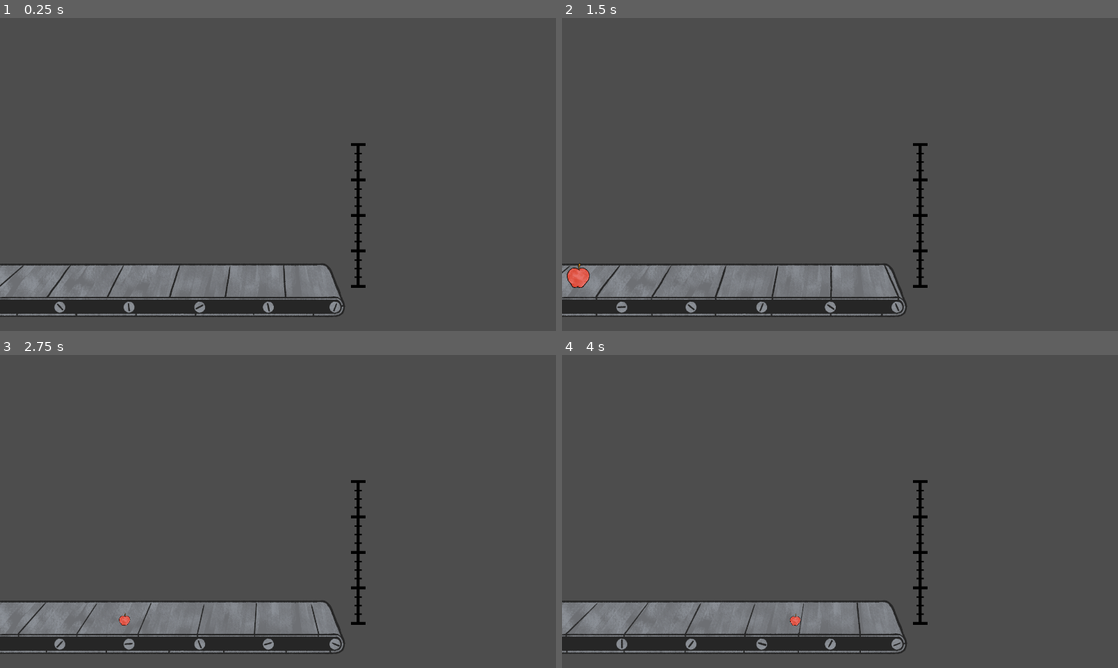
Above: before the commit, frames 1-4 (two rows, left to right).
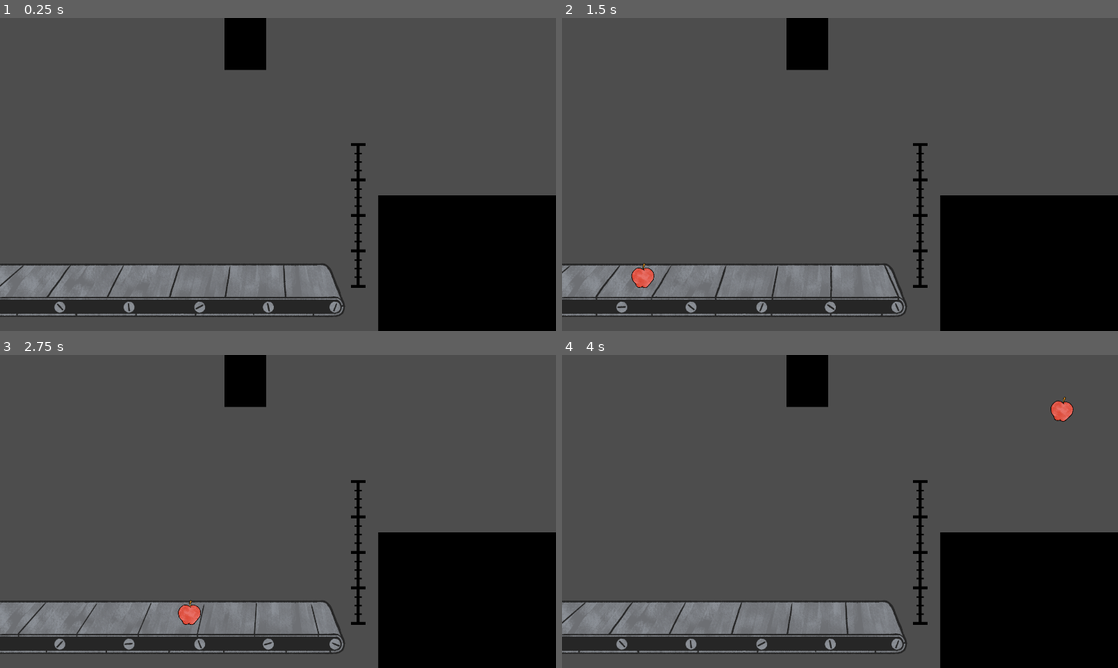
Above: after the commit, the same moments.

Repository: saadjiqbal/tip-the-scales
Game: Godot game, scene res://scenes/game.tscn
Two runs of this game, one before a commit and one after it. Both use one fixed random seed, a clock stepped at 60 frames per second and the inputs below. The project has no main scene, so this scene is started directly.
Inputs (mouse positions are in pixels of both pictures, inside the frame that each line leads up to):
- Up to frame 1 (0.25 s): no input
- Up to frame 2 (1.5 s): tap Enter (ui_accept) at 0.5, 0.6, 0.77, 1.07 s; move the mouse to (962, 158) at 0.52 s; move the mouse to (728, 190) at 1.27 s; click (728, 190) at 1.35 s
- Up to frame 3 (2.75 s): tap Enter (ui_accept) at 1.52, 1.55, 1.82, 2.3 s; move the mouse to (61, 611) at 2.02 s; hold Right mouse button (RightClick) from 2.03 s (still down)
- Up to frame 4 (4 s): move the mouse to (812, 574) at 2.77 s; release Right mouse button (RightClick) at 2.78 s; tap Enter (ui_accept) at 2.85, 3.02, 3.32, 3.77, 3.8 s; move the mouse to (1006, 558) at 3.52 s; press the mouse at (1006, 558) at 3.53 s

The runs differ from the first frame. In frame 1, 15% of the frame differs, in the area x 40-100%, y 0-100%; in frame 2, 16%; in frame 3, 15%; in frame 4, 16%, in the area x 0-100%, y 0-100%.

Commit message:
Added the teleporter

Diff:
--- a/scenes/conveyor_belt.gd
+++ /dev/null
@@ -1,35 +0,0 @@
-extends AnimatedSprite2D
-
-@onready var belt_collision: StaticBody2D = $BeltCollision
-@onready var anim_player: AnimationPlayer = null
-
-var rolling: bool = true
-var speed: int = 300
-
-func _physics_process(delta: float) -> void:
-	detect_object(delta)
-
-	#if rolling:
-		## If belt_collision is fully to the right, reset it
-		#if belt_collision.position.x >= 1193.0:
-			#rolling = false
-			#belt_collision.position.x = 0.0
-			#self.stop()
-		## Else, move objects down conveyor belt by translating belt_collision
-		## to the right while playing "roll" animation
-		#else:
-			#belt_collision.position.x += (speed * delta)
-			#if (not self.is_playing()):
-				#self.play("roll")
-
-func detect_object(delta):
-	if $ObjectDetector.is_colliding():
-		self.stop()
-		rolling = false
-	else:
-		self.play("roll")
-		rolling = true
-		belt_collision.position.x += (speed * delta)
-
-	if belt_collision.position.x >= 1193.0:
-		belt_collision.position.x = 0.0
--- a/scenes/conveyor_belt.tscn
+++ b/scenes/conveyor_belt.tscn
@@ -2,7 +2,7 @@
 
 [ext_resource type="Texture2D" uid="uid://q7sm1yy0v41i" path="res://sprites/conveyor_belt/belt0000.png" id="1_fqolv"]
 [ext_resource type="Texture2D" uid="uid://bhisl51ndnmy" path="res://sprites/conveyor_belt/belt0002.png" id="2_bbu3d"]
-[ext_resource type="Script" path="res://scenes/conveyor_belt.gd" id="2_u6oxh"]
+[ext_resource type="Script" path="res://scripts/conveyor_belt.gd" id="2_u6oxh"]
 [ext_resource type="Texture2D" uid="uid://cr4bjjfax3010" path="res://sprites/conveyor_belt/belt0004.png" id="3_r0j3q"]
 [ext_resource type="Texture2D" uid="uid://osmg4sd166ai" path="res://sprites/conveyor_belt/belt0006.png" id="4_vlr2e"]
 
--- a/scenes/game.tscn
+++ b/scenes/game.tscn
@@ -1,18 +1,26 @@
-[gd_scene load_steps=6 format=3 uid="uid://xjnffox0uabc"]
+[gd_scene load_steps=8 format=3 uid="uid://xjnffox0uabc"]
 
 [ext_resource type="Script" path="res://scripts/game.gd" id="1_nx7mq"]
 [ext_resource type="PackedScene" uid="uid://h00het4fwakf" path="res://scenes/objects/apple.tscn" id="2_d56ds"]
 [ext_resource type="PackedScene" uid="uid://byfxcixpc3i6f" path="res://scenes/conveyor_belt.tscn" id="3_f8gkv"]
 [ext_resource type="Texture2D" uid="uid://63ek7v7otbi7" path="res://sprites/place_holder_art/Temp_Ruler.png" id="4_ein4x"]
+[ext_resource type="PackedScene" uid="uid://bqtmnirqb2oaw" path="res://scenes/platform.tscn" id="5_31v04"]
 [ext_resource type="PackedScene" uid="uid://cmqhipa1dja3t" path="res://scenes/scanner.tscn" id="5_t77b4"]
+[ext_resource type="PackedScene" uid="uid://l5sgoluep11v" path="res://scenes/teleporter.tscn" id="7_x186n"]
 
 [node name="Game" type="Node2D"]
 script = ExtResource("1_nx7mq")
 
+[node name="Teleporter" parent="." instance=ExtResource("7_x186n")]
+position = Vector2(847, 29)
+
+[node name="Platform" parent="." instance=ExtResource("5_31v04")]
+position = Vector2(1681, 987)
+
 [node name="ConveyorBelt" parent="." instance=ExtResource("3_f8gkv")]
 
 [node name="Apple" parent="." instance=ExtResource("2_d56ds")]
-position = Vector2(-134, 555)
+position = Vector2(-76, 849)
 
 [node name="Ruler" type="Sprite2D" parent="."]
 position = Vector2(1237, 681)
--- /dev/null
+++ b/scenes/platform.tscn
@@ -0,0 +1,17 @@
+[gd_scene load_steps=3 format=3 uid="uid://bqtmnirqb2oaw"]
+
+[ext_resource type="Texture2D" uid="uid://dkr81ncof3g5t" path="res://sprites/place_holder_art/Temp_Box.png" id="1_qppq2"]
+
+[sub_resource type="RectangleShape2D" id="RectangleShape2D_fnpy7"]
+size = Vector2(645.5, 221)
+
+[node name="Platform" type="StaticBody2D"]
+
+[node name="Sprite2D" type="Sprite2D" parent="."]
+position = Vector2(-51.5, -139)
+scale = Vector2(0.862667, 0.629333)
+texture = ExtResource("1_qppq2")
+
+[node name="CollisionShape2D" type="CollisionShape2D" parent="."]
+position = Vector2(-49.75, -186)
+shape = SubResource("RectangleShape2D_fnpy7")
--- a/scenes/scanner.tscn
+++ b/scenes/scanner.tscn
@@ -1,6 +1,6 @@
 [gd_scene load_steps=2 format=3 uid="uid://cmqhipa1dja3t"]
 
-[ext_resource type="Script" path="res://scenes/scanner.gd" id="1_xwwgi"]
+[ext_resource type="Script" path="res://scripts/scanner.gd" id="1_xwwgi"]
 
 [node name="Scanner" type="Node2D"]
 script = ExtResource("1_xwwgi")
--- /dev/null
+++ b/scenes/teleporter.gd
@@ -0,0 +1,7 @@
+extends Sprite2D
+
+# Called every frame. 'delta' is the elapsed time since the previous frame.
+func _process(delta: float) -> void:
+	#Teleports the object coliding with the raycast
+	if Input.is_action_just_pressed("ui_accept") and $RayCast2D.is_colliding():
+		$RayCast2D.get_collider().position = Vector2(1600, 0)
--- /dev/null
+++ b/scenes/teleporter.tscn
@@ -0,0 +1,12 @@
+[gd_scene load_steps=3 format=3 uid="uid://l5sgoluep11v"]
+
+[ext_resource type="Texture2D" uid="uid://dkr81ncof3g5t" path="res://sprites/place_holder_art/Temp_Box.png" id="1_lui12"]
+[ext_resource type="Script" path="res://scenes/teleporter.gd" id="2_st1fq"]
+
+[node name="Teleporter" type="Sprite2D"]
+scale = Vector2(0.19, 0.398667)
+texture = ExtResource("1_lui12")
+script = ExtResource("2_st1fq")
+
+[node name="RayCast2D" type="RayCast2D" parent="."]
+scale = Vector2(50, 45)
--- a/scripts/conveyor_belt.gd
+++ b/scripts/conveyor_belt.gd
@@ -7,16 +7,17 @@
 var speed: int = 300
 
 func _physics_process(delta: float) -> void:
-	pass
-	if rolling:
-		# If belt_collision is fully to the right, reset it
-		if belt_collision.position.x >= 1193.0:
-			rolling = false
-			belt_collision.position.x = 0.0
-			self.stop()
-		# Else, move objects down conveyor belt by translating belt_collision
-		# to the right while playing "roll" animation
-		else:
-			belt_collision.position.x += (speed * delta)
-			if (not self.is_playing()):
-				self.play("roll")
+	detect_object(delta)
+
+func detect_object(delta):
+	if $ObjectDetector.is_colliding():
+		self.stop()
+		rolling = false
+	else:
+		self.play("roll")
+		rolling = true
+		belt_collision.position.x += (speed * delta)
+
+	#Resets the belt colosion box back to its original position
+	if belt_collision.position.x >= 1193.0:
+		belt_collision.position.x = 0.0
Renamed: scenes/scanner.gd -> scripts/scanner.gd
Binary file added: sprites/place_holder_art/Temp_Box.png
Not shown, added: sprites/place_holder_art/Temp_Box.png.import
